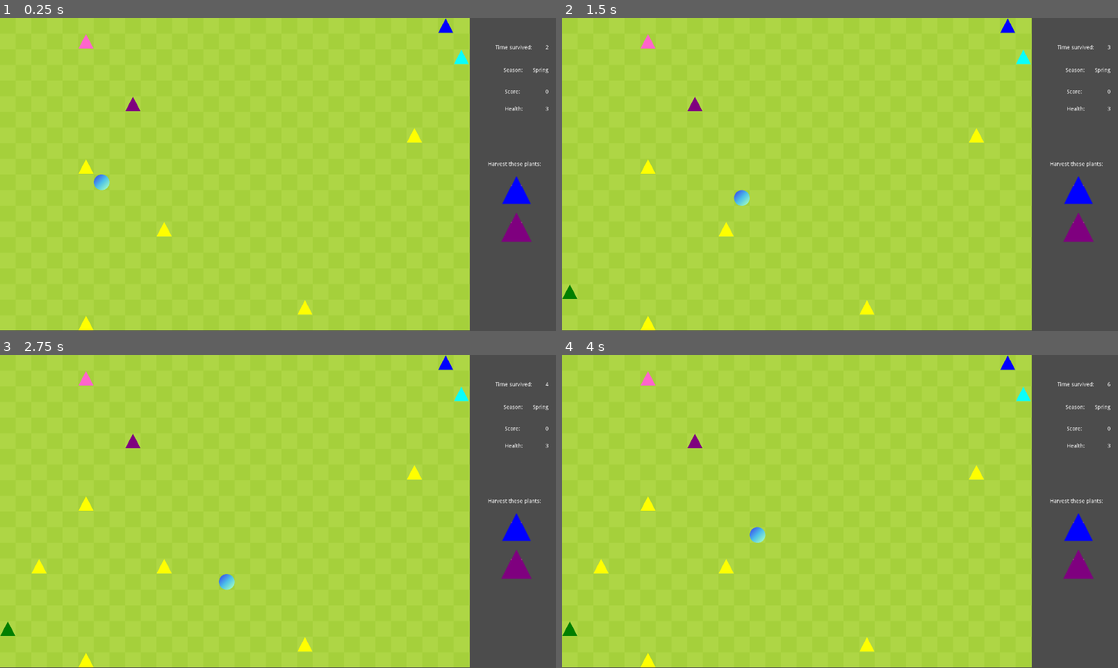
Above: before the commit, frames 1-4 (two rows, left to right).
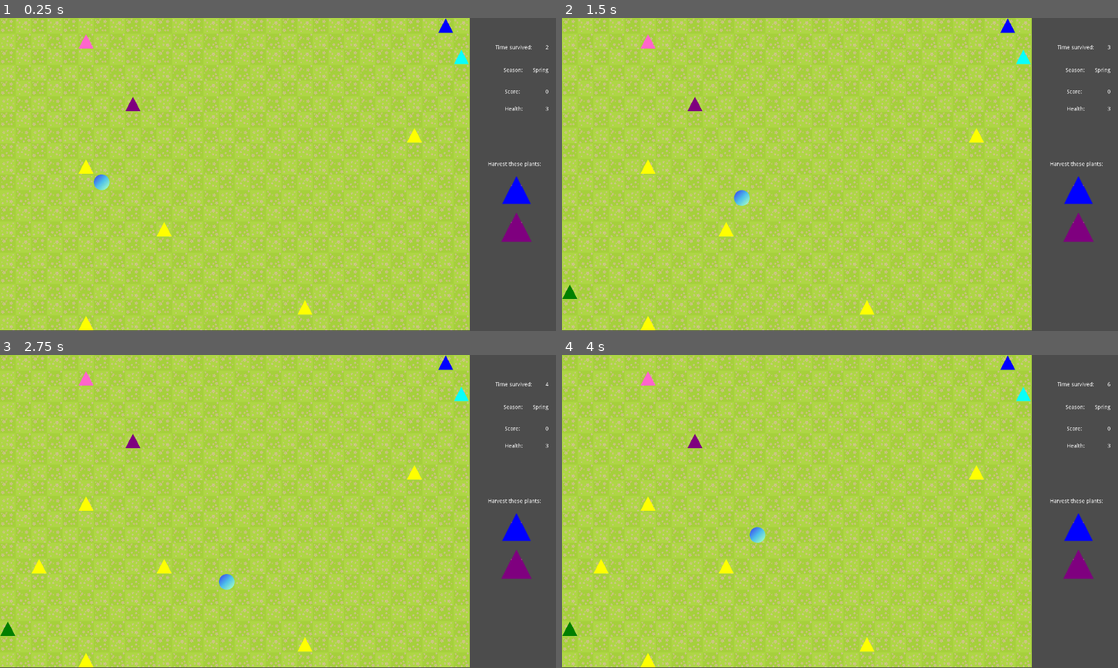
Above: after the commit, the same moments.

Repository: JennyTieu/SlimeArmy
Game: Godot game, scene res://Main.tscn
Two runs of this game, one before a commit and one after it. Both use one fixed random seed, a clock stepped at 60 frames per second and the inputs below.
Inputs:
- Up to frame 1 (0.25 s): no input
- Up to frame 2 (1.5 s): hold Right (ui_right) 0.53-1.28 s; hold Down (ui_down) from 1.28 s (still down)
- Up to frame 3 (2.75 s): release Down (ui_down) at 2.03 s; hold Right (ui_right) from 2.03 s (still down)
- Up to frame 4 (4 s): release Right (ui_right) at 2.78 s; hold Up (ui_up) 2.78-3.53 s; hold Left (ui_left) from 3.53 s (still down)

The runs differ from the first frame. In frame 1, 15% of the frame differs, in the area x 0-85%, y 0-100%; in frame 2, 15%; in frame 3, 15%; in frame 4, 15%.

Commit message:
sprites update

Diff:
--- a/SlimeArmy/Main.gd
+++ b/SlimeArmy/Main.gd
@@ -204,12 +204,16 @@
 				3: $HUD.update_season("Winter")
 		if season == 0:
 			update_season_plants("res://Graphics/blue-berry.png", "res://Graphics/purple-flower.png")
+			$TextureRect.texture = load("res://Graphics/spring.png")
 		elif season == 1:
 			update_season_plants("res://Graphics/blue-flower.png", "res://Graphics/red-berry.png")
+			$TextureRect.texture = load("res://Graphics/grass.png")
 		elif season == 2:
 			update_season_plants("res://Graphics/purple-flower.png", "res://Graphics/yellow-flower.png")
+			$TextureRect.texture = load("res://Graphics/fall.png")
 		elif season == 3:
 			update_season_plants("res://Graphics/green-mint.png", "res://Graphics/blue-flower.png")
+			$TextureRect.texture = load("res://Graphics/snow.png")
 
 func update_score(slime_length):
 	$HUD/Score/Score.text = str(slime_length)
--- a/SlimeArmy/Main.tscn
+++ b/SlimeArmy/Main.tscn
@@ -3,7 +3,7 @@
 [ext_resource path="res://Graphics/circle.png" type="Texture" id=1]
 [ext_resource path="res://Graphics/red-berry.png" type="Texture" id=2]
 [ext_resource path="res://Main.gd" type="Script" id=3]
-[ext_resource path="res://Graphics/grass.png" type="Texture" id=4]
+[ext_resource path="res://Graphics/spring.png" type="Texture" id=4]
 [ext_resource path="res://Graphics/yellow-flower.png" type="Texture" id=5]
 [ext_resource path="res://Graphics/blue-flower.png" type="Texture" id=6]
 [ext_resource path="res://Graphics/green-mint.png" type="Texture" id=7]
Binary file added: SlimeArmy/Graphics/fall.png
Not shown, added: SlimeArmy/Graphics/fall.png.import
Binary file added: SlimeArmy/Graphics/fall_icon.png
Not shown, added: SlimeArmy/Graphics/fall_icon.png.import
Binary file added: SlimeArmy/Graphics/snow.png
Not shown, added: SlimeArmy/Graphics/snow.png.import
Binary file added: SlimeArmy/Graphics/spring.png
Not shown, added: SlimeArmy/Graphics/spring.png.import
Binary file added: SlimeArmy/Graphics/spring_icon.png
Not shown, added: SlimeArmy/Graphics/spring_icon.png.import
Binary file added: SlimeArmy/Graphics/summer_icon.png
Not shown, added: SlimeArmy/Graphics/summer_icon.png.import
(and 2 more such lines)
